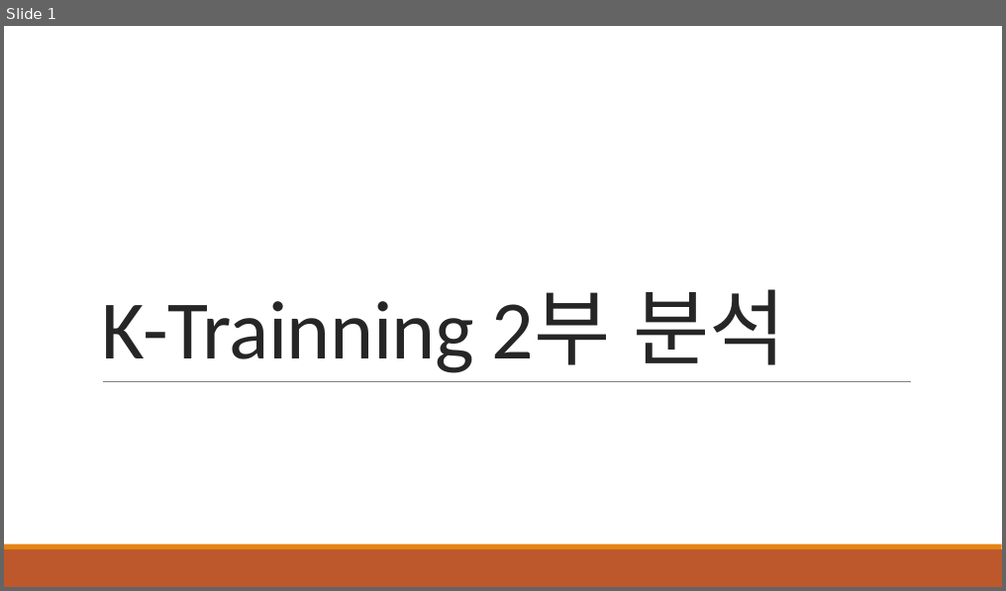
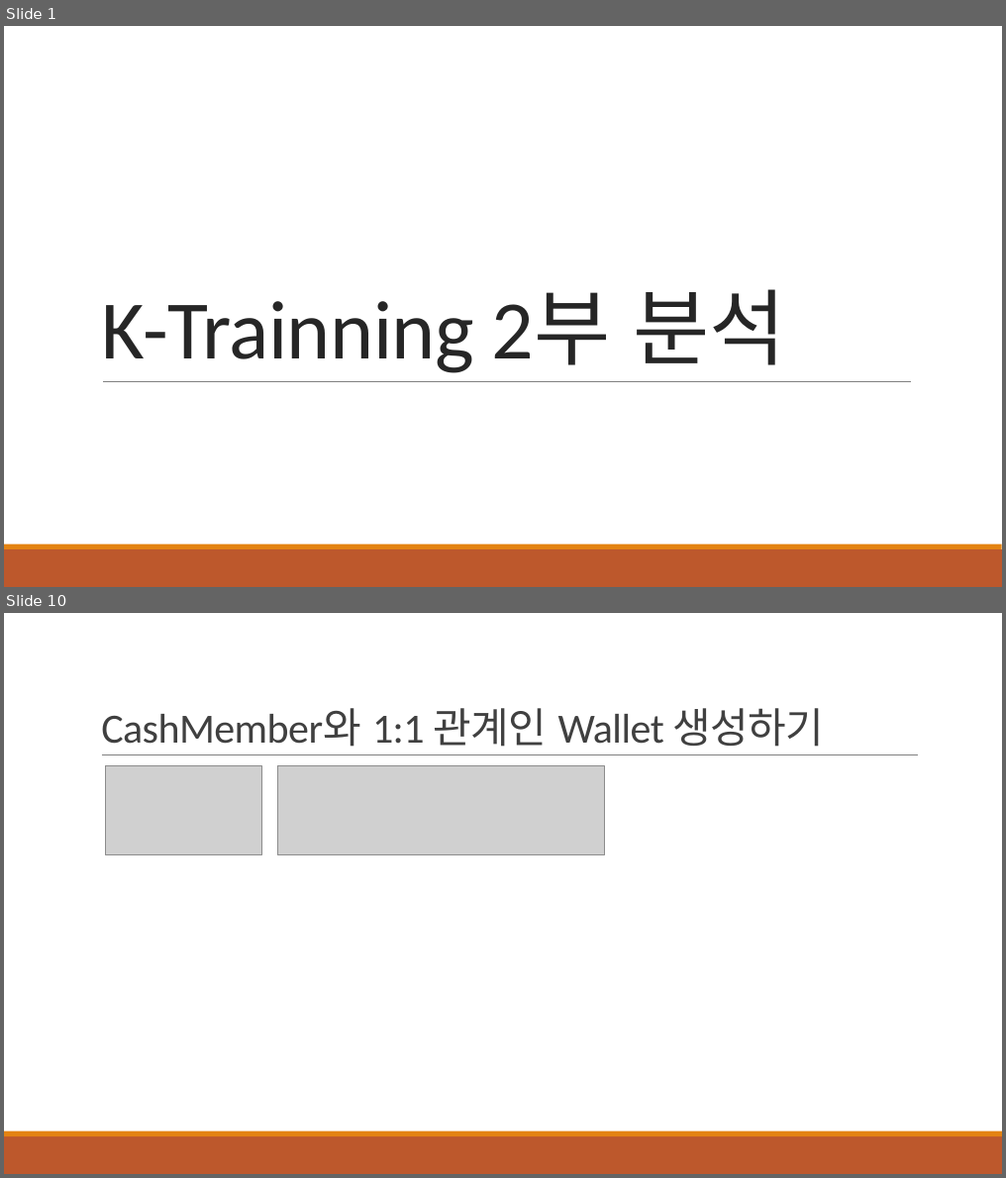
Before and after one commit to khb3025/K-trainning-review, a slide deck: ppt/K-Trainning 2부 분석.pptx. Shown one above the other, each under a label of ours: slide 1 before the commit, slides 1 and 10 after it; the slides between them are not shown. The pictures are 1006x591 and 1006x1178 pixels, drawn with LibreOffice and Linux fonts; fonts in the diff are those of the drawing; grey boxes stand for pictures. Boxes give left, top, right and bottom in pixels: in the first picture for what was removed or moved away, otherwise in the second. Text is boxed around its words. In the diff, an @@ line names an element or a change of style, - is before the commit and + after.

```diff
--- a/ppt/K-Trainning 2부 분석.pptx
+++ b/ppt/K-Trainning 2부 분석.pptx
@@ slide 10 added at (x1=4, y1=613, x2=1002, y2=1174), background #FFFFFF; not listed: 2 template elements that a slide beside it also shows @@
@@ title added at (x1=101, y1=708, x2=825, y2=747), 40 pt, text #404040 @@
+CashMember와 1:1 관계인 Wallet 생성하기
@@ line added from (102, 756) to (918, 756), #808080 0.5 pt @@
@@ picture added at (x1=105, y1=765, x2=261, y2=856) @@
@@ picture added at (x1=277, y1=765, x2=605, y2=856) @@
```
Also in this commit, not shown: 46 other slides added, 2 slides removed, 2 other files.
